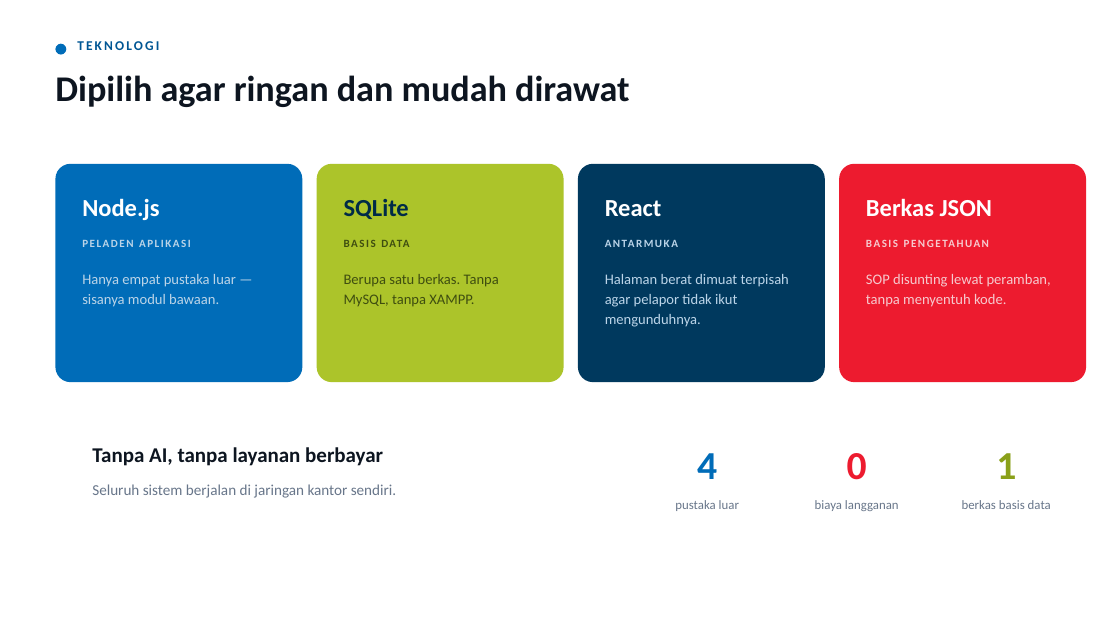
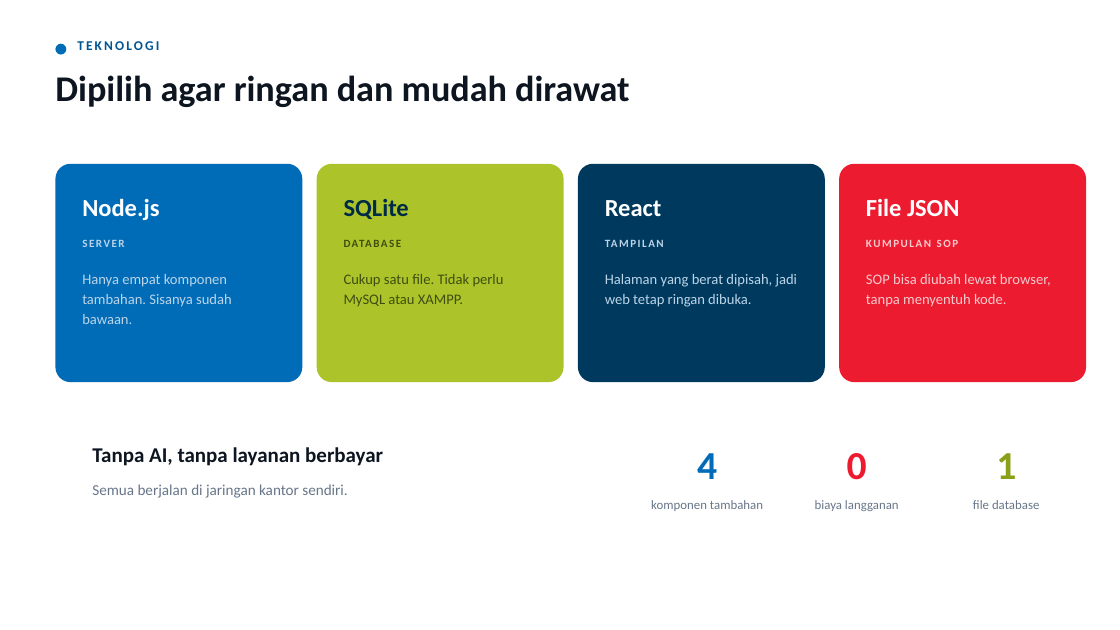
Before and after one commit to RifqiPermanaPutra/SIGAP-AI, a slide deck: slide 18 of dokumentasi/ppt/SIGAP-Presentasi-Kerja-Praktek.pptx. Drawn at 1120x630 pixels with LibreOffice and Linux fonts; fonts in the diff are those of the drawing; background and template pictures are left out. Boxes give left, top, right and bottom in pixels: in the first picture for what was removed or moved away, otherwise in the second. Text is boxed around its words. In the diff, an @@ line names an element or a change of style, - is before the commit and + after.

Commit message:
Sederhanakan label kartu 'ditawari engineer' di halaman rekap

```diff
--- a/dokumentasi/ppt/SIGAP-Presentasi-Kerja-Praktek.pptx
+++ b/dokumentasi/ppt/SIGAP-Presentasi-Kerja-Praktek.pptx
@@ text at bbox=[866, 198, 959, 216]: text changed @@
-Berkas JSON
+File JSON
@@ text at bbox=[344, 236, 537, 260]: text changed @@
-BASIS DATA
+DATABASE
@@ text at bbox=[605, 236, 798, 260]: text changed @@
-ANTARMUKA
+TAMPILAN
@@ text at bbox=[82, 240, 124, 247]: text changed @@
-PELADEN APLIKASI
+SERVER
@@ text at bbox=[866, 240, 959, 247]: text changed @@
-BASIS PENGETAHUAN
+KUMPULAN SOP
@@ text at bbox=[82, 274, 232, 324]: text changed @@
-Hanya empat pustaka luar — sisanya modul bawaan.
+Hanya empat komponen tambahan. Sisanya sudah bawaan.
@@ text at bbox=[344, 274, 504, 306]: text changed @@
-Berupa satu berkas. Tanpa MySQL, tanpa XAMPP.
+Cukup satu file. Tidak perlu MySQL atau XAMPP.
@@ text at bbox=[605, 274, 797, 307]: text changed @@
-Halaman berat dimuat terpisah agar pelapor tidak ikut mengunduhnya.
+Halaman yang berat dipisah, jadi web tetap ringan dibuka.
@@ text at bbox=[866, 274, 1051, 307]: text changed @@
-SOP disunting lewat peramban, tanpa menyentuh kode.
+SOP bisa diubah lewat browser, tanpa menyentuh kode.
@@ text at bbox=[92, 484, 347, 498]: text changed @@
-Seluruh sistem berjalan di jaringan kantor sendiri.
+Semua berjalan di jaringan kantor sendiri.
@@ text at bbox=[651, 500, 763, 511]: text changed @@
-pustaka luar
+komponen tambahan
@@ text at bbox=[973, 500, 1039, 509]: text changed @@
-berkas basis data
+file database
```
Also in this commit, not shown: 1 other slide changed, 1 other file.
